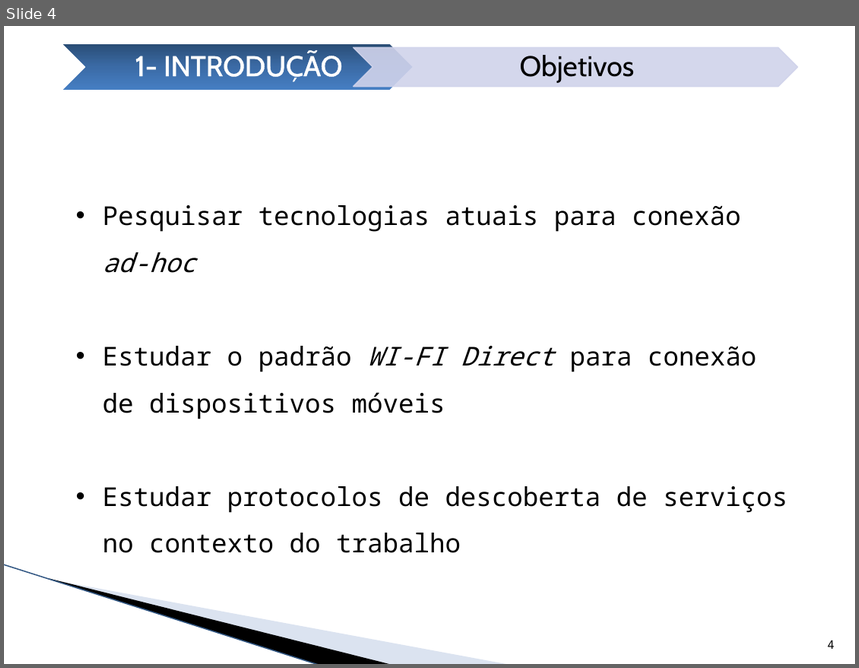
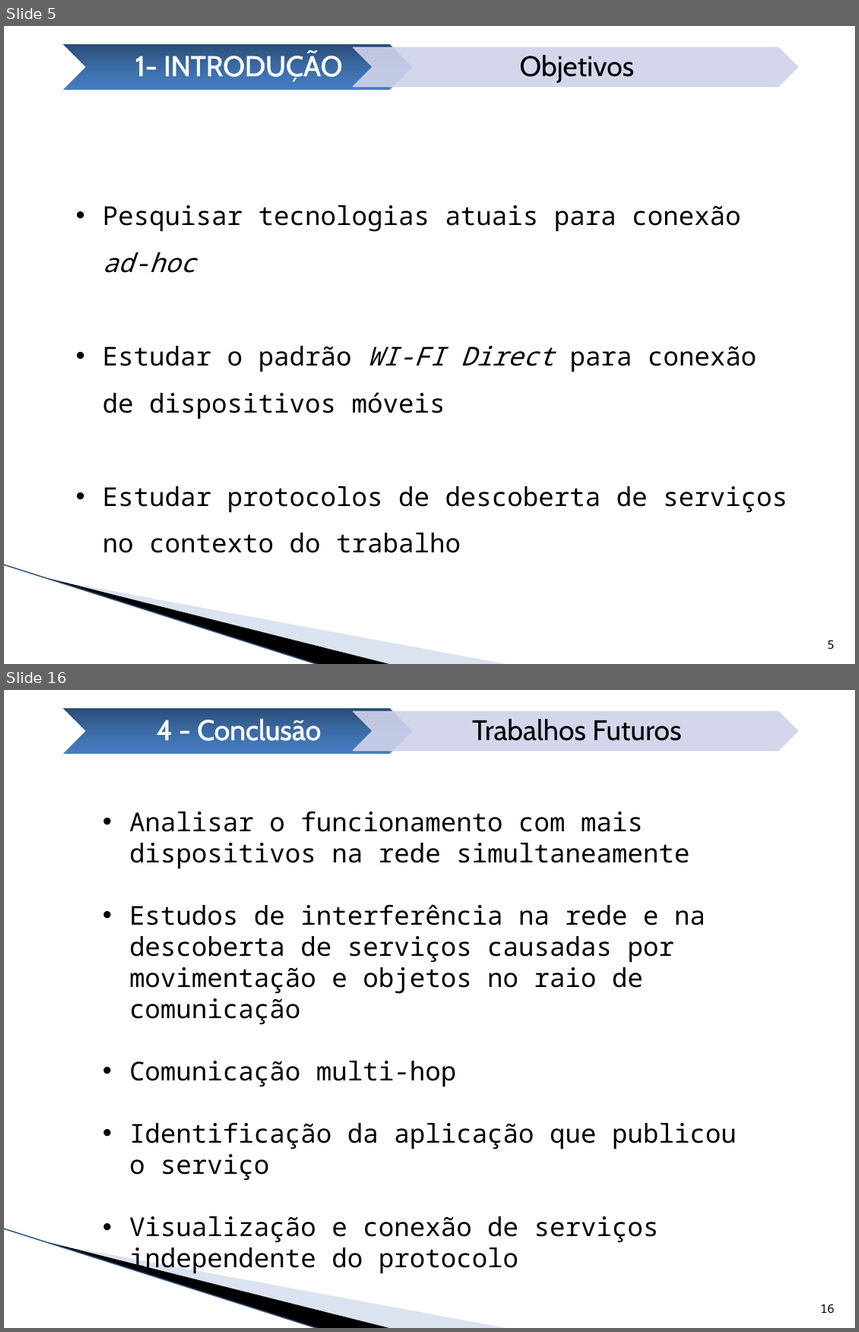
Before and after one commit to alvarollmenezes/servicediscoverypg, a slide deck: Apresentacao/PG.pptx. Shown one above the other, each under a label of ours: slide 4 before the commit, slides 5 and 16 after it; the slides between them are not shown. The pictures are 859x668 and 859x1332 pixels, drawn with LibreOffice and Linux fonts; fonts in the diff are those of the drawing; background and template pictures are left out. Boxes give left, top, right and bottom in pixels: in the first picture for what was removed or moved away, otherwise in the second. Text is boxed around its words. In the diff, an @@ line names an element or a change of style, - is before the commit and + after.

```diff
--- a/Apresentacao/PG.pptx
+++ b/Apresentacao/PG.pptx
@@ slide 16 added at (4,690,855,1328), background #FFFFFF; not listed: 3 template elements that a slide beside it also shows @@
@@ group added at (61,708,798,755): 2 chevrons, 2 texts @@
+4 - Conclusão
+Trabalhos Futuros
@@ text added at (129,811,737,1275), 22 pt, text #000000 @@
+• Analisar o funcionamento com mais dispositivos na rede simultaneamente
+• Estudos de interferência na rede e na descoberta de serviços causadas por movimentação e objetos no raio de comunicação
+• Comunicação multi-hop
+• Identificação da aplicação que publicou o serviço
+• Visualização e conexão de serviços independente do protocolo
@@ page number added at (820,1304,835,1313), 10 pt, text #000000 @@
+16
@@ what was slide 4 is now slide 5 @@
@@ page number at (828,641,835,649): text changed @@
-4
+5
```
Also in this commit, not shown: 3 slides changed, 9 other slides added, 3 other files.
